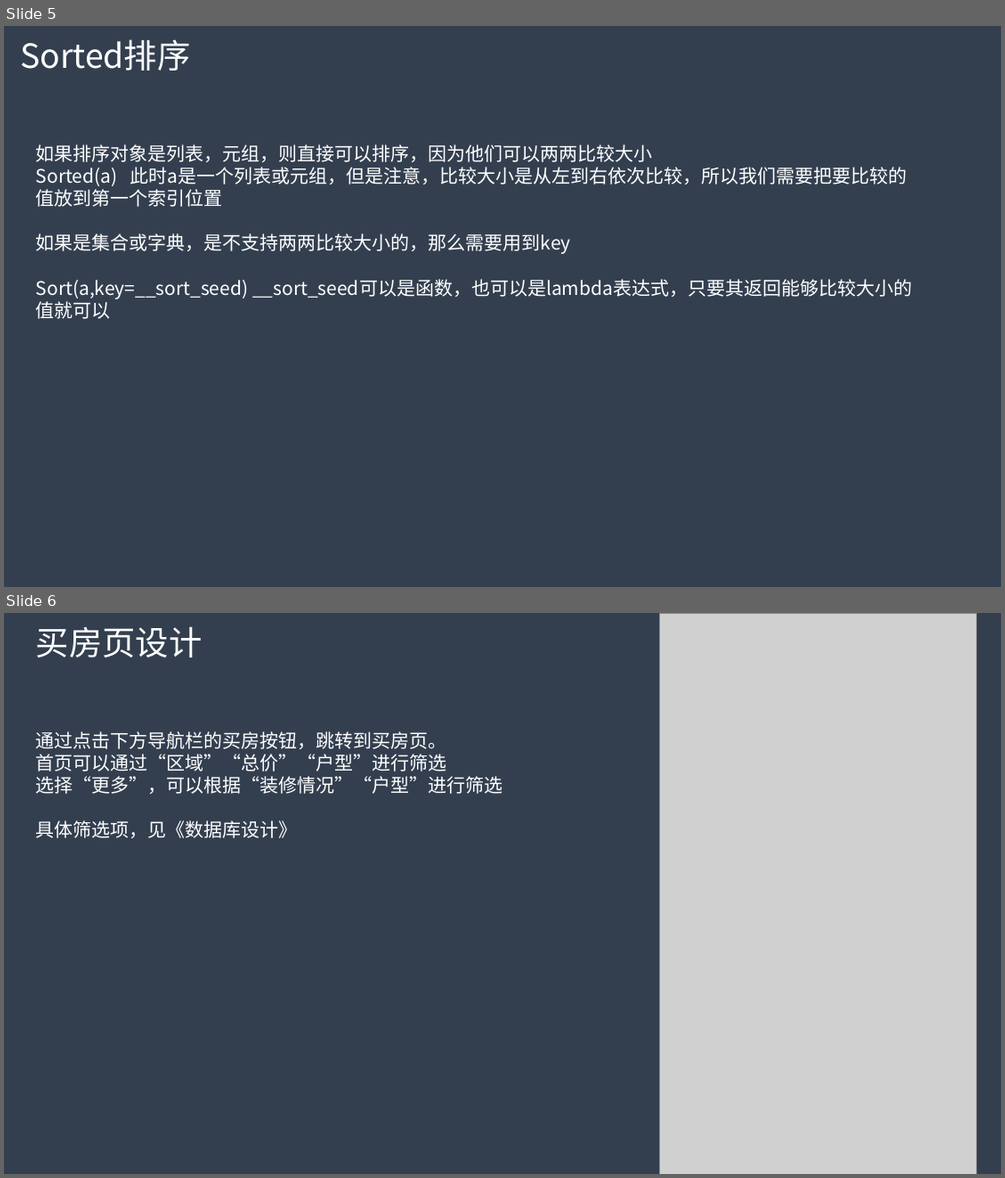
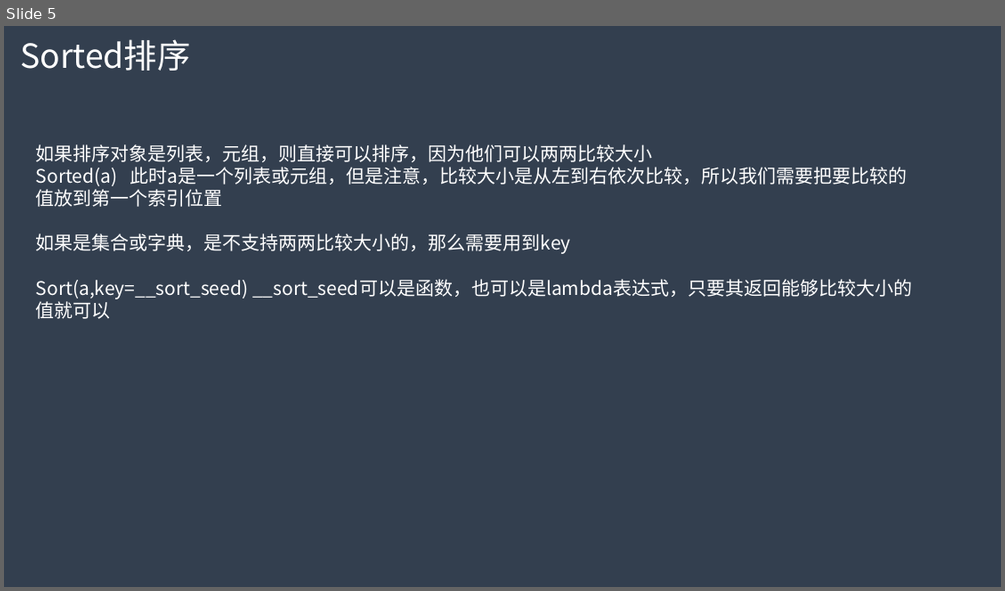
Before and after one commit to myfc-mp/myfc-be, a slide deck: docs/git总结.pptx. Shown one above the other, each under a label of ours: slides 5 and 6 before the commit, slide 5 after it. The pictures are 1005x1178 and 1005x591 pixels, drawn with LibreOffice and Linux fonts; fonts in the diff are those of the drawing; grey boxes stand for pictures. Boxes give left, top, right and bottom in pixels: in the first picture for what was removed or moved away, otherwise in the second. Text is boxed around its words. In the diff, an @@ line names an element or a change of style, - is before the commit and + after.

```diff
--- a/docs/git总结.pptx
+++ b/docs/git总结.pptx
@@ slide 6 removed at (4, 613, 1001, 1174), background #333F50 @@
@@ text removed at (36, 626, 202, 657) @@
-买房页设计
@@ picture removed at (659, 613, 976, 1174) @@
@@ text removed at (36, 731, 503, 838) @@
-通过点击下方导航栏的买房按钮，跳转到买房页。
-首页可以通过“区域”“总价”“户型”进行筛选
-选择“更多”，可以根据“装修情况”“户型”进行筛选
-具体筛选项，见《数据库设计》
```
Also in this commit, not shown: 1 slide added, 5 other files.
